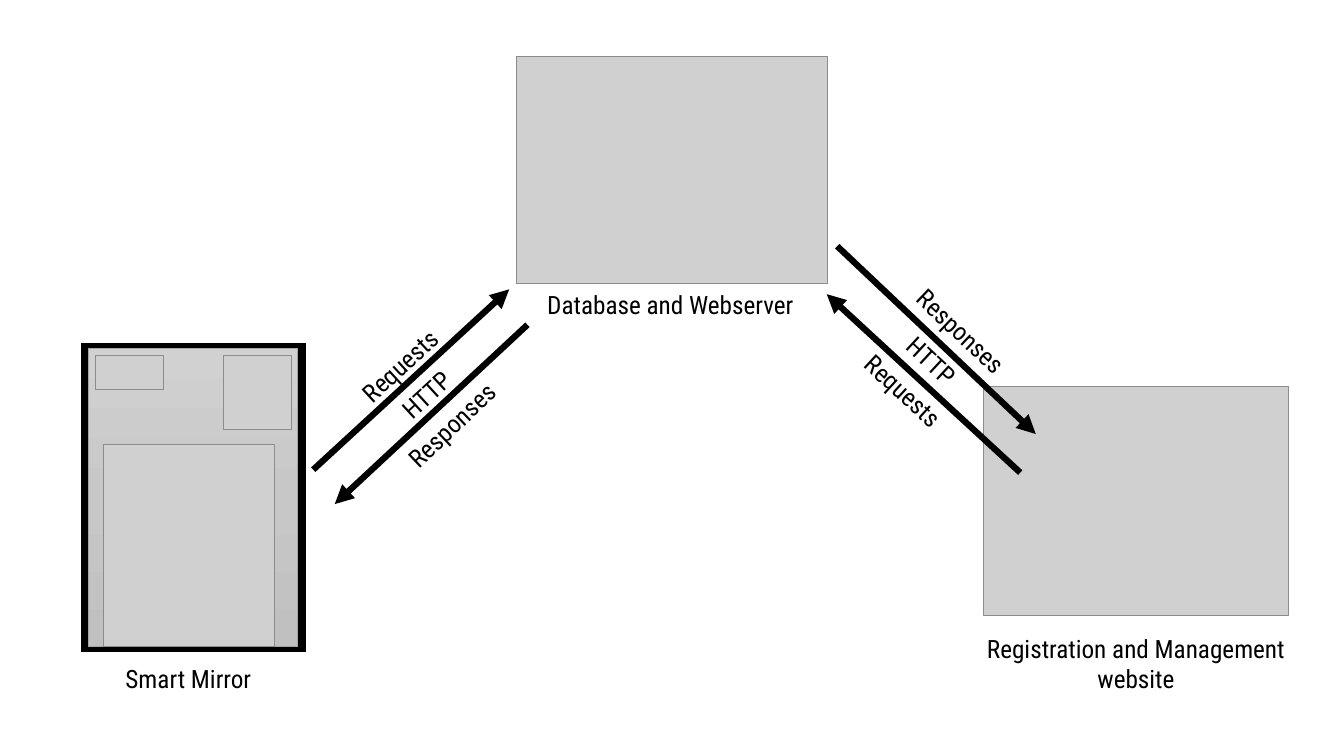
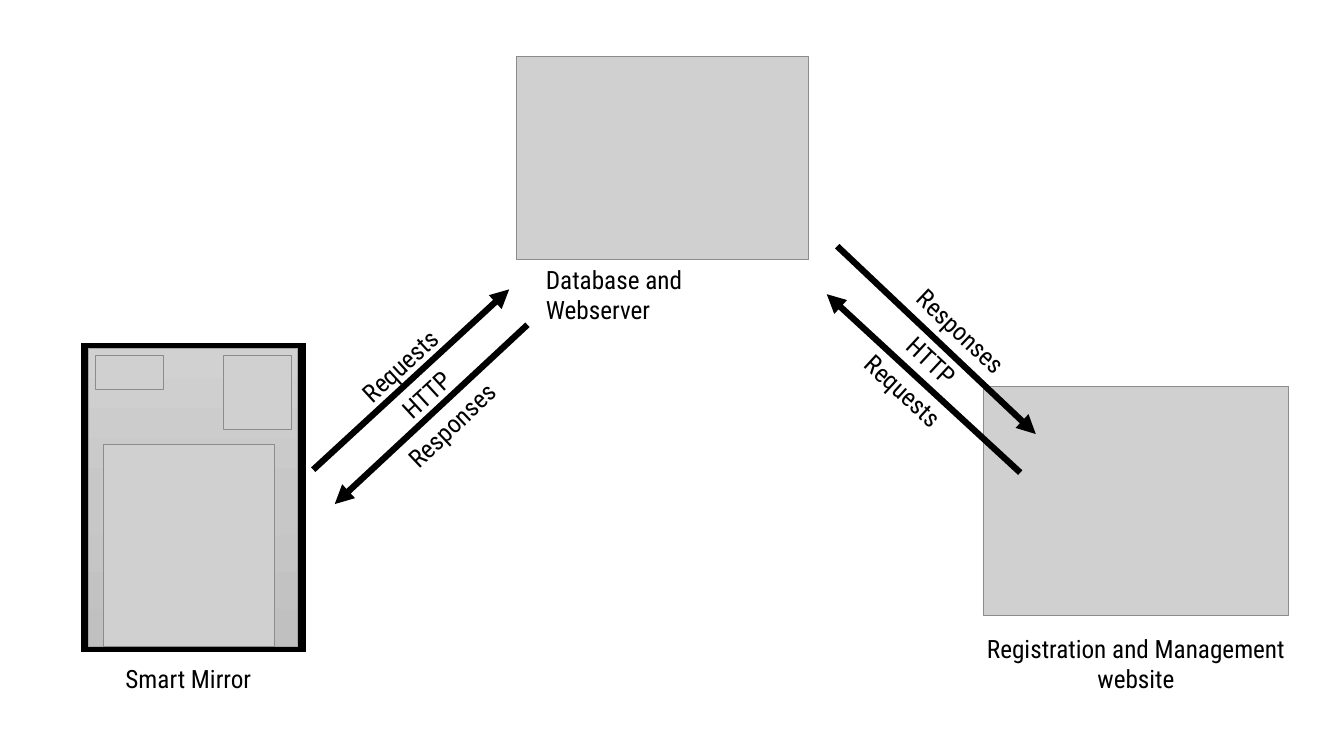
Before and after one commit to CSonTi04/FaceRepository, a slide deck: slide 1 of AIS_2020_Figures/other_figures.pptx. Drawn at 1344x756 pixels with LibreOffice and Linux fonts; fonts in the diff are those of the drawing; grey boxes stand for pictures. Boxes give left, top, right and bottom in pixels: in the first picture for what was removed or moved away, otherwise in the second. Text is boxed around its words. In the diff, an @@ line names an element or a change of style, - is before the commit and + after.

```diff
--- a/AIS_2020_Figures/other_figures.pptx
+++ b/AIS_2020_Figures/other_figures.pptx
@@ picture: place and size @@
-picture at [516,56,827,284]
+picture at [516,56,809,259]
@@ text "Database and Webserver" rewrapped from [547,295,793,315] to [546,270,682,320] @@
```
Also in this commit, not shown: 1 other slide changed, 2 other files.
